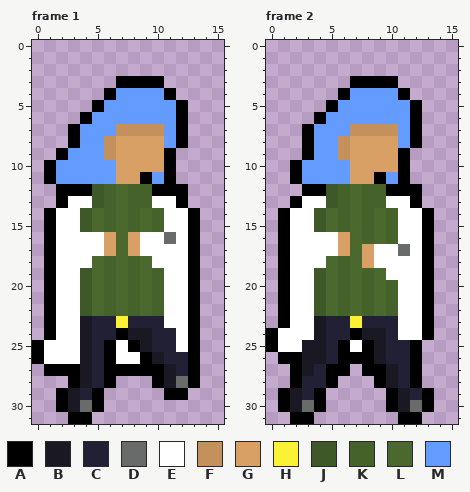
Two versions of one pixel-art file, assets/art/mc/mc_running.aseprite. That is the earlier state.
16x32 pixels, 5 frames. Shown: frame 1, frame 2. The commit also changed other frames, which this record leaves out.
Visible layers, top first: "Mirror", "Running".
Palette (. is transparent): A #000000  B #1a1923  C #222034  D #696a6a  E #ffffff  F #c4905b  G #d9a066  H #fbf236  J #3f5827  K #45622a  L #4b692f  M #639bff
Pixels before, frame 1, first column x 0:
 3 .......AAAA...
 4 ......AMMMMA..
 5 .....AMMMMMMA.
 6 ....AMMMMMMMA.
 7 ...AMMMFFFFMA.
 8 ...AMMFGGGGMA.
 9 ..AMMMFGGGGA..
10 .AMMMMMGGGGA..
11 .AMMMMMGGAMA..
12 ..AAAJKLKKAAA.
13 ..AEEJKLKKEEA.
14 .AEEJLKLKLKEEA
15 .AEEJLKLKLKEEA
16 .AEEEEGLGEEDEA
17 .AEEEEGLGEEEEA
18 .AEEELKLKLEEEA
19 .AEEJLKLKLKEEA
20 .AEEJLKLKLKEEA
21 .AEEJLKLKLKEEA
22 .AEEJLKLKLKEEA
23 .AEEBCCHCCCEEA
24 .AEEBCCABBCCEA
25 AEEEBCAEABCCEA
26 AEEEBCAEEABCCA
27 .AAABCAAAAABCA
28 ...ABCA...ABDA
29 ..ABCA.....AA.
30 ..ABDA........
31 ...AA.........
Pixels before, frame 2, first column x 0:
 3 .......AAAA...
 4 ......AMMMMA..
 5 .....AMMMMMMA.
 6 ....AMMMMMMMA.
 7 ...AMMMFFFFMA.
 8 ...AMMFGGGGMA.
 9 ...AMMFGGGGA..
10 ..AMMMMGGGGA..
11 ..AMMMMGGAMA..
12 ...AAJKLKKAAA.
13 ..AEEJKLKKEEA.
14 .AEEJLKLKLKEEA
15 .AEEJLKLKLKEEA
16 .AEEEEGLKLKEEA
17 .AEEEEGLGEEDEA
18 .AEEELKLGEEEEA
19 .AEEJLKLKLEEEA
20 .AEEJLKLKLKEEA
21 .AEEJLKLKLKEEA
22 .AEEJLKLKLKEEA
23 .AEEBCCHCCCEEA
24 AEEEBCCABBCEEA
25 AEEBBCAEABCCA.
26 .AABBCAAABCCA.
27 ..ABCAA.AABCA.
28 ..ACCA...ABCA.
29 .ABCA.....ABCA
30 .ABDA.....ABDA
31 ..AA.......AA.
Now the later version:
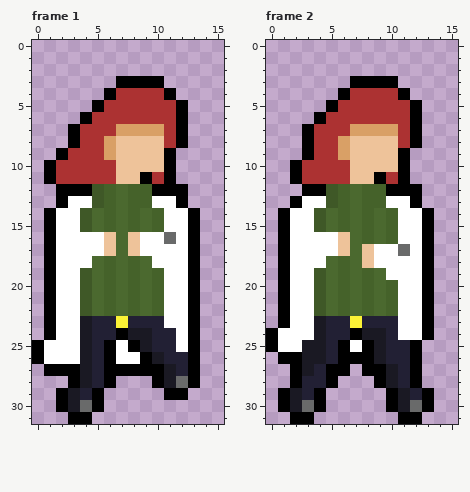
Changes in this commit:
layer "Mirror" now hidden
colour F: #c4905b -> #d9a066
colour G: #d9a066 -> #eec39a
colour M: #639bff -> #ac3232
Changed places in both pictures, as pixel boxes (x1, y1, x2, y2):
changed: (56, 88, 176, 184)
changed: (104, 232, 140, 256)
changed: (302, 88, 410, 184)
changed: (338, 232, 374, 268)
